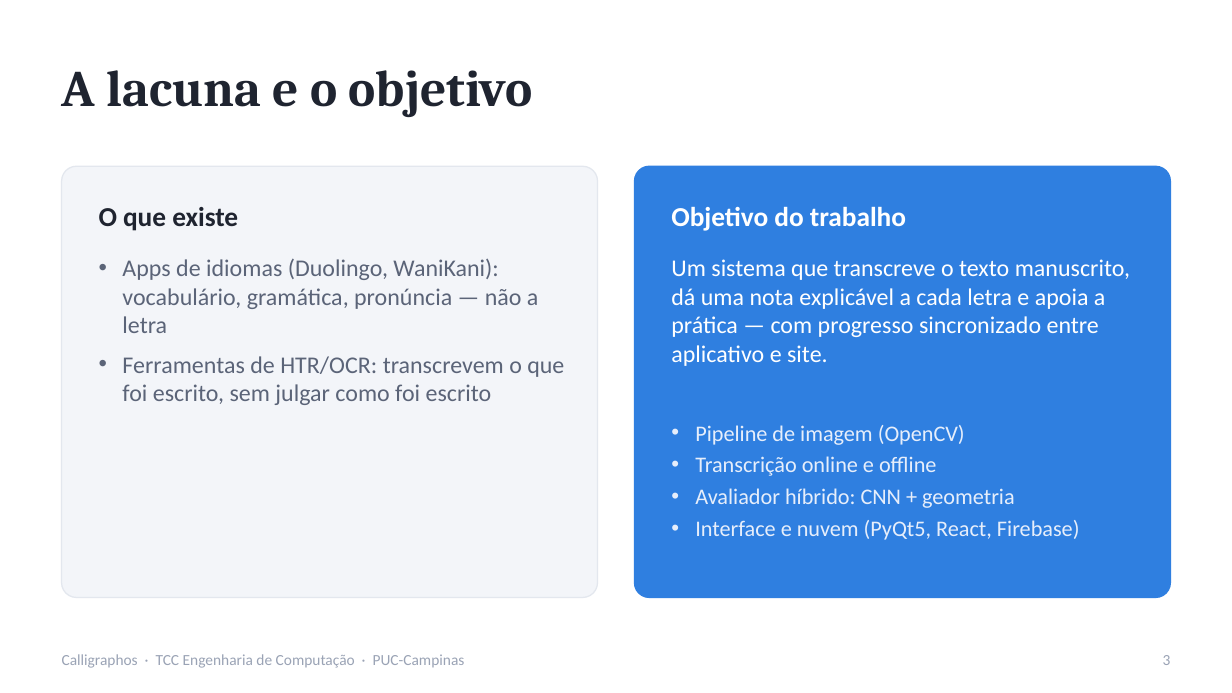
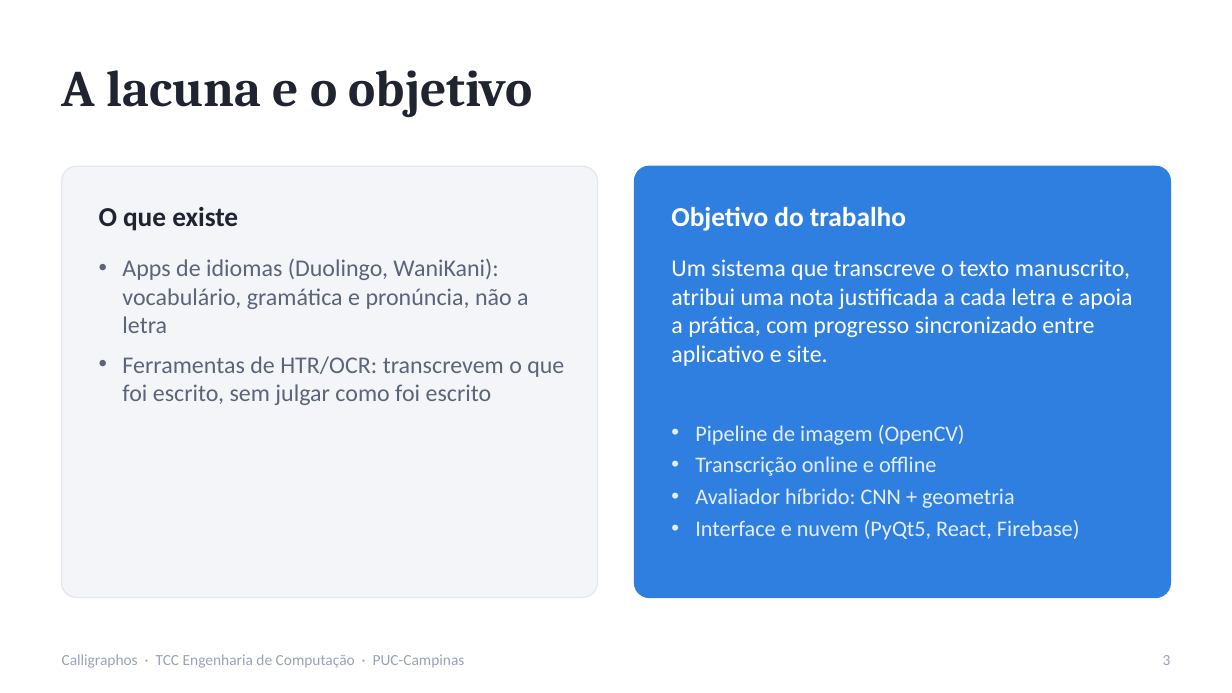
Before and after one commit to Luccavco/Corretor-de-Caligrafia, a slide deck: slide 3 of para artigo/entrega/Apresentacao_Calligraphos.pptx. Drawn at 1232x693 pixels with LibreOffice and Linux fonts; fonts in the diff are those of the drawing. Boxes give left, top, right and bottom in pixels: in the first picture for what was removed or moved away, otherwise in the second. Text is boxed around its words. In the diff, an @@ line names an element or a change of style, - is before the commit and + after.

```diff
--- a/para artigo/entrega/Apresentacao_Calligraphos.pptx
+++ b/para artigo/entrega/Apresentacao_Calligraphos.pptx
@@ text at [122,259,528,333]: text changed @@
-• Apps de idiomas (Duolingo, WaniKani): vocabulário, gramática, pronúncia — não a letra
+• Apps de idiomas (Duolingo, WaniKani): vocabulário, gramática e pronúncia, não a letra
@@ text at [671,259,1133,366]: text changed @@
-Um sistema que transcreve o texto manuscrito, dá uma nota explicável a cada letra e apoia a prática — com progresso sincronizado entre aplicativo e site.
+Um sistema que transcreve o texto manuscrito, atribui uma nota justificada a cada letra e apoia a prática, com progresso sincronizado entre aplicativo e site.
```
Also in this commit, not shown: 6 other slides changed, 11 other files.
